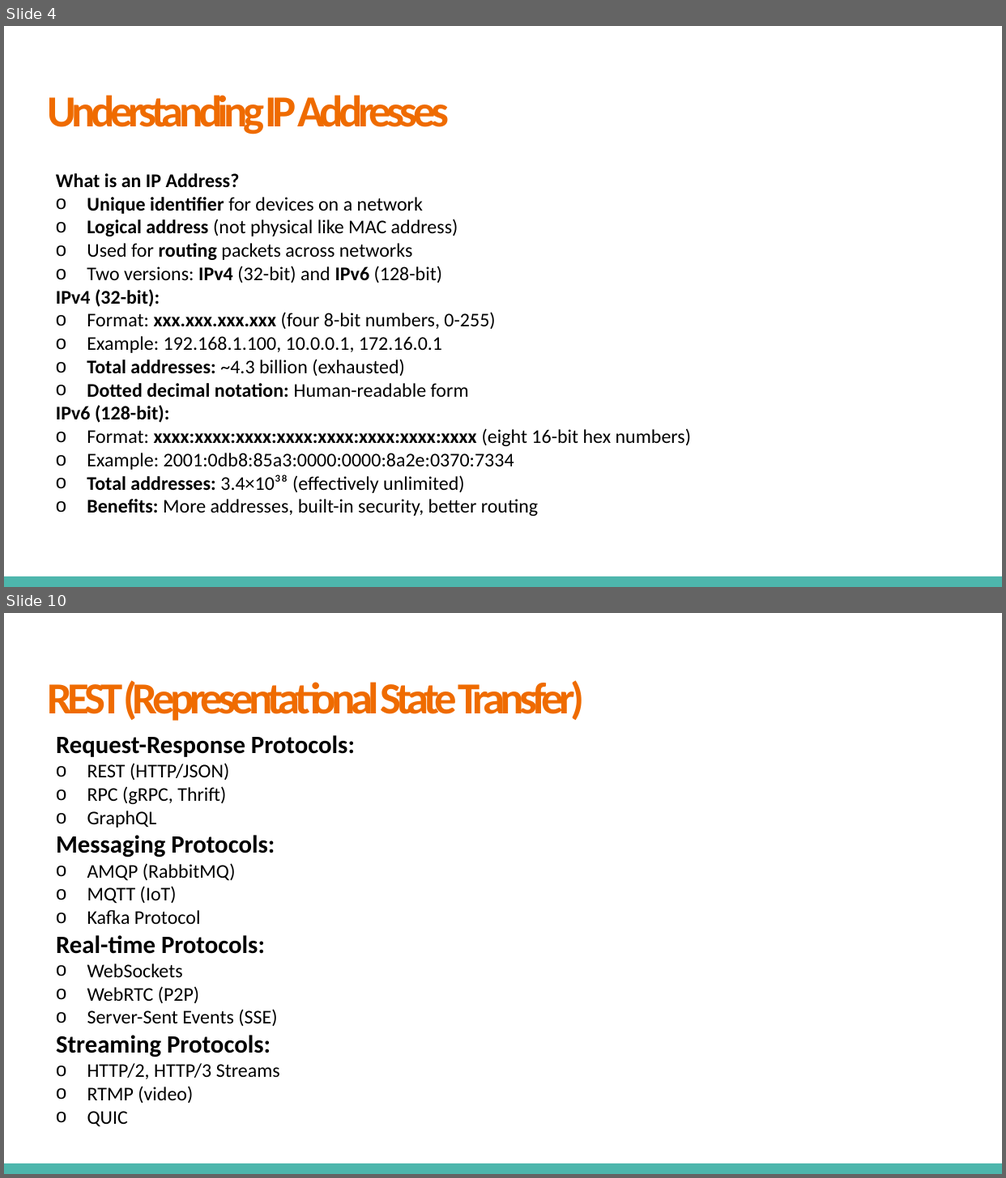
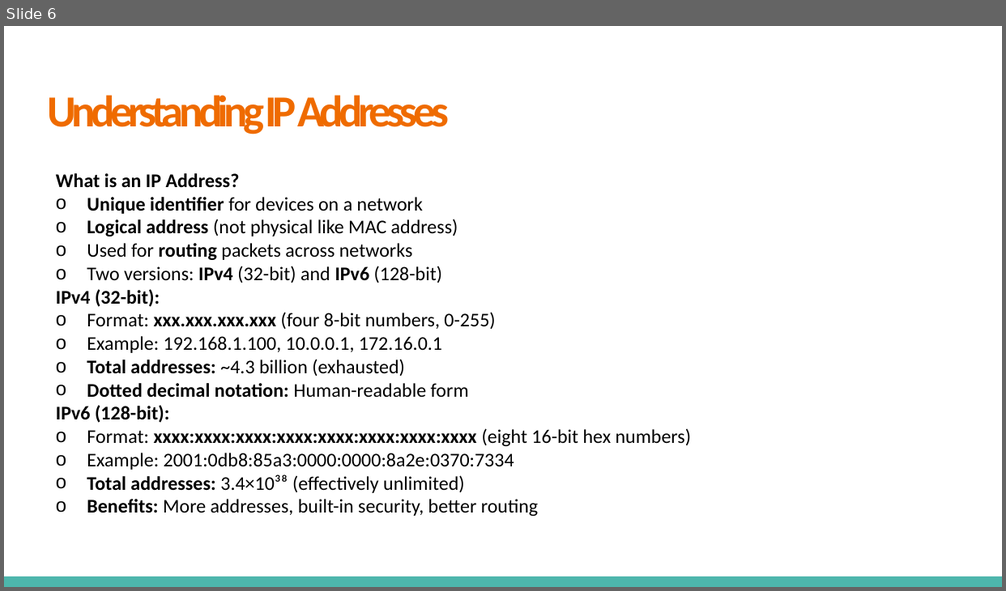
Before and after one commit to VikashChauhan51/system-design, a slide deck: High Level System Design/Fundamentals/4. Communication Networks and Protocols/Communication Networks & Protocols.pptx. Shown one above the other, each under a label of ours: slides 4 and 10 before the commit, slide 6 after it; the slides between them are not shown. The pictures are 1006x1178 and 1006x591 pixels, drawn with LibreOffice and Linux fonts; fonts in the diff are those of the drawing. Boxes give left, top, right and bottom in pixels: in the first picture for what was removed or moved away, otherwise in the second. Text is boxed around its words. In the diff, an @@ line names an element or a change of style, - is before the commit and + after.

Commit message:
networks  communication and protocols

```diff
--- a/High Level System Design/Fundamentals/4. Communication Networks and Protocols/Communication Networks & Protocols.pptx
+++ b/High Level System Design/Fundamentals/4. Communication Networks and Protocols/Communication Networks & Protocols.pptx
@@ slide 10 removed at [4,613,1002,1174], background #FFFFFF; not listed: 1 template element that a slide beside it also shows @@
@@ title removed at [48,680,584,721] @@
-REST (Representational State Transfer)
@@ text removed at [56,735,355,1127] @@
-Request-Response Protocols:
-  o REST (HTTP/JSON)
-  o RPC (gRPC, Thrift)
-  o GraphQL
-Messaging Protocols:
-  o AMQP (RabbitMQ)
-  o MQTT (IoT)
-  o Kafka Protocol
-Real-time Protocols:
-  o WebSockets
-  o WebRTC (P2P)
-  o Server-Sent Events (SSE)
-Streaming Protocols:
-  o HTTP/2, HTTP/3 Streams
-  o RTMP (video)
-  o QUIC
@@ what was slide 4 is now slide 6 @@
```
Also in this commit, not shown: 5 slides changed, 24 slides added.
